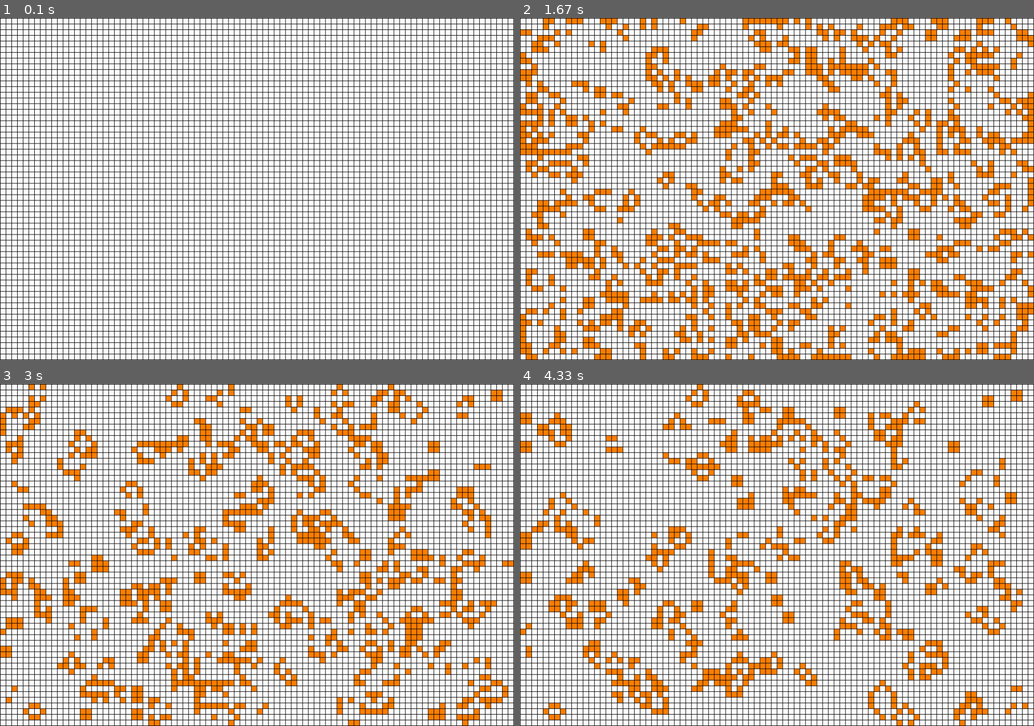
Above: before the commit, frames 1-4 (two rows, left to right).
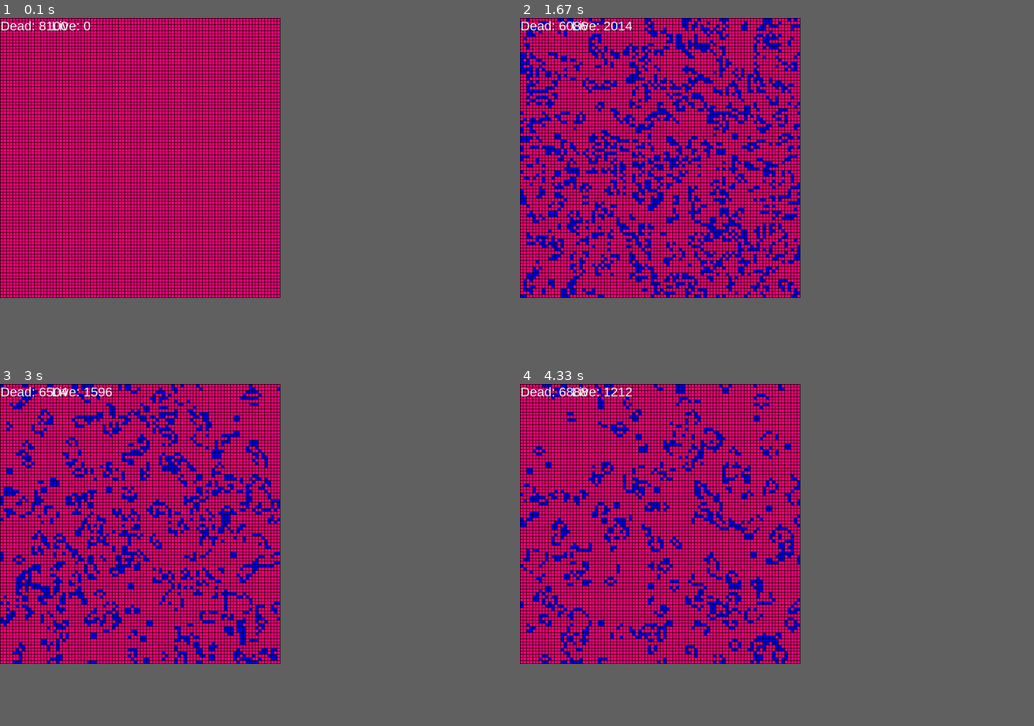
Above: after the commit, the same moments.

Repository: mikekutzma/pygame_games
Game: pygame game, started from life.py
Two runs of this game, one before a commit and one after it. Both use one fixed random seed, a clock stepped at 60 frames per second and the inputs below.
Inputs (mouse positions are in pixels of both pictures, inside the frame that each line leads up to):
- Up to frame 1 (0.1 s): no input
- Up to frame 2 (1.67 s): tap Space at 0.33, 1.17 s; hold R 0.67-1.13 s; hold Up 0.67-1.13 s; move the mouse to (751, 151) at 0.7 s; hold Up from 1.5 s (still down); move the mouse to (571, 113) at 1.53 s
- Up to frame 3 (3 s): release Up at 1.97 s; hold Down 2-2.35 s; click (241, 623) at 2.58 s; hold Up from 2.92 s (still down)
- Up to frame 4 (4.33 s): release Up at 3.35 s; hold Down 3.38-3.78 s; hold Up 3.82-4.23 s; hold Down from 4.27 s (still down)
In our replay, the window is 900x600 before the commit and 491x491 after it. These sizes can differ from the game's own. Grey fills any space a smaller window leaves; there, only what the larger window draws over its background counts as a difference.

The runs differ from the first frame. In frame 1, 63% of the frame differs, in the area x 0-100%, y 0-100%; in frame 2, 73%; in frame 3, 70%; in frame 4, 68%.

Commit message:
add plotting, wrapping, rle features

Diff:
--- a/life.py
+++ b/life.py
@@ -5,6 +5,8 @@
 import time
 import numpy as np
 import math
+import sys
+import runlengthencoded as rle
 
 black =         [0, 0, 0        ]
 white =         [255, 255, 255  ]
@@ -19,8 +21,8 @@
 
 pygame.init()
 
-height = 10
-width = 10
+height = 5
+width = 5
 margin = 1
 
 iso = 1
@@ -30,8 +32,16 @@
 speed = 5.0
 inc = 1.0
 
-numrows = 60
+numrows = 90
 numcols = 90
+
+margincolor = black
+deadcellcolor = pink
+livecellcolor = blue
+
+textcolor = white
+
+gosperfile = 'gosperglidergun.rle'
 
 sizevert = margin + ((margin + height) * numrows)
 sizehorz = margin + ((margin + width) * numcols)
@@ -43,6 +53,17 @@
 
 clock = pygame.time.Clock()
 
+font = pygame.font.SysFont('Arial Bold',25)
+
+if(len(sys.argv)>1):
+    logging = True
+    filename = sys.argv[1]
+else:
+    logging=False
+
+if(logging):
+    f = open(filename,'w')
+
 def grid_init_blank():
     grid = np.zeros((numrows,numcols))
     return grid
@@ -52,8 +73,11 @@
     return grid
 
 def get_neighbors(grid,x,y):
-    nbrs = grid[max(0,x-1):min(numrows,x+2),max(0,y-1):min(numcols,y+2)]
-    total = np.sum(nbrs) - grid[x][y]
+    total = 0
+    for i in range(-1,2):
+        for j in range(-1,2):
+            total+=grid[(x+i)%numrows][(y+j)%numcols]
+    total = total - grid[x][y]
     return total
 
 def step(x,n):
@@ -67,6 +91,11 @@
         return -1
     return 0
 
+def get_num_cells(g):
+    dead = len(list(filter(lambda x: x==0,g.flatten())))
+    live = len(list(filter(lambda x: x==1,g.flatten())))
+    return [dead,live]
+
 grid = grid_init_blank()
 gridaux = grid_init_blank()
 
@@ -79,18 +108,15 @@
             done = True
         if event.type == pygame.MOUSEBUTTONDOWN:
             grid[x][y] = (grid[x][y]+1)%2
-            get_neighbors(grid,x,y)
         if event.type == pygame.KEYDOWN:
             if event.key == pygame.K_ESCAPE:
                 done = True
             if event.key == pygame.K_UP:
                 speed = speed+inc
-                print(speed)
             if event.key == pygame.K_DOWN:
                 speed = speed-inc
                 if speed <= 0:
                     speed = inc
-                print(speed)
             if event.key == pygame.K_SPACE:
                 play = (play==False)
             if event.key == pygame.K_BACKSPACE:
@@ -99,6 +125,11 @@
             if event.key == pygame.K_r:
                 grid = grid_init_rand()
                 gridaux = grid_init_blank()
+            if event.key == pygame.K_g:
+                gos_grid = rle.read_rle(gosperfile)
+                for i in range(len(gos_grid)):
+                    for j in range(len(gos_grid[0])):
+                        grid[x+i][y+j] = gos_grid[i][j]
     if play == True:
         for r in range(numrows):
             for c in range(numcols):
@@ -112,18 +143,25 @@
     y = (pos[0]//(margin+width))
     x = (pos[1]//(margin+height))
 
-    screen.fill(black)
+    screen.fill(margincolor)
 
     tot = 0
     for row in range(numrows):
         for column in range(numcols):
-            color = white
+            color = deadcellcolor
             if grid[row][column] == 1:
-                color = orange                        #Color Change
+                color = livecellcolor
                 tot = tot+1
             pygame.draw.rect(screen, color,
                 [(margin+((width+margin)*column)),
                 (margin+((height+margin)*row)), width, height])
+
+    deadcells, livecells = get_num_cells(grid)
+    if (logging and play): f.write(str(livecells)+"\n")
+    deadtext = font.render("Dead: "+str(deadcells), 1, textcolor)
+    livetext = font.render("Live: "+str(livecells), 1, textcolor)
+    screen.blit(deadtext, (1,1))
+    screen.blit(livetext, (100,1))
 
     if tot == 0:
         play = False
@@ -133,4 +171,7 @@
 
     pygame.display.flip()
 
+if(logging):
+    f.close()
+
 pygame.quit()
--- /dev/null
+++ b/plotlife.py
@@ -0,0 +1,11 @@
+import matplotlib.pyplot as plt
+import sys
+import codecs
+
+filename = sys.argv[1]
+
+with codecs.open(filename) as f:
+	x = [int(a.rstrip("\n")) for a in f.readlines()]
+
+plt.plot(x)
+plt.show()
--- /dev/null
+++ b/runlengthencoded.py
@@ -0,0 +1,41 @@
+import sys
+import re
+
+def read_rle(filename):
+	with open(filename) as f:
+		filetext = [x.lstrip().rstrip('\n') for x in f.readlines()]
+	filetext = list(filter(lambda x: not x[0]=="#",filetext))
+	mx = re.search("(?<=(x = ))\w+",filetext[0])
+	my = re.search("(?<=(y = ))\w+",filetext[0])
+	x,y = [int(a) for a in [mx.group(0),my.group(0)]]
+	patternstring = "".join(filetext[1:])
+	patternlines = patternstring.rstrip("!").split("$")
+	grid = []
+	for line in patternlines:
+		grid.append(parseline(line,x))
+	return grid
+
+def parseline(line,l):
+	row = []
+	cellgroups = ["".join(x) for x in re.findall("(\d*b)|(\d*o)",line)]
+	for cellgroup in cellgroups:
+		row+=parsegroup(cellgroup)
+	for i in range(l-len(row)):
+		row.append(0)
+	return row
+
+def parsegroup(cellgroup):
+	x = re.findall("\d+",cellgroup)
+	if(len(x)==0):
+		n=1
+	else:
+		n = int(x[0])
+	ch = re.findall("\D",cellgroup)[0]
+	if(ch=='b'):
+		c=0
+	else:
+		c=1
+	grouparr = []
+	for i in range(n):
+		grouparr.append(c)
+	return grouparr
Not shown, added: gosperglidergun.rle
